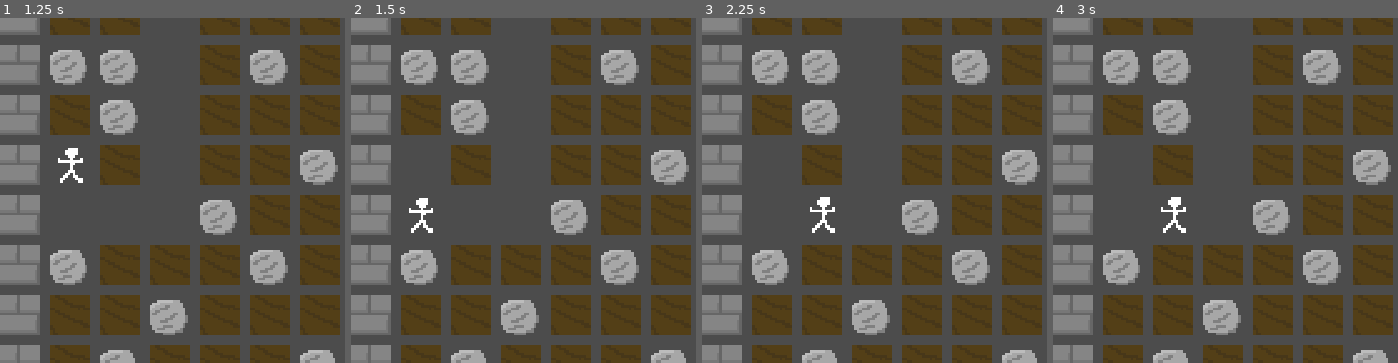
Above: before the commit, frames 1-4 (left to right).
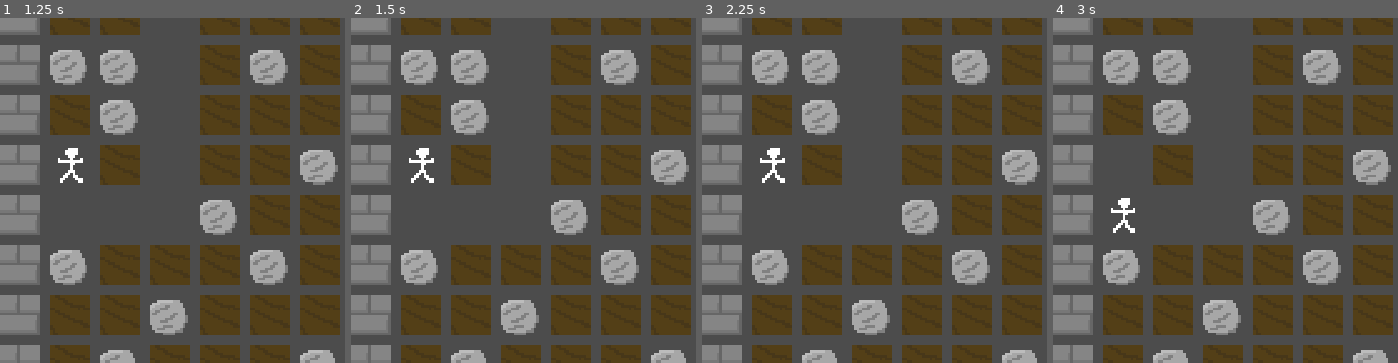
Above: after the commit, the same moments.

Repository: archfan7411/LD46
Game: Godot game, scene res://Level.tscn
The game is run twice, just before and just after one commit, with the same random seed, the same clock (stepped at 60 frames per second) and the same inputs. The project has no main scene, so this scene is started directly.
Inputs:
- Up to frame 1 (1.25 s): tap Enter at 0.5 s; hold D (right) from 0.53 s (still down); tap Ctrl (dig) at 0.6 s
- Up to frame 2 (1.5 s): tap Space at 1.25 s; release D (right) at 1.28 s; hold S (down) from 1.28 s (still down); tap Ctrl (dig) at 1.35 s
- Up to frame 3 (2.25 s): tap Enter at 2 s; release S (down) at 2.03 s; hold D (right) from 2.03 s (still down); tap Ctrl (dig) at 2.1 s
- Up to frame 4 (3 s): tap Space at 2.75 s; release D (right) at 2.78 s; hold W (up) from 2.78 s (still down); tap Ctrl (dig) at 2.85 s
The pictures show only the part of the screen within x 0-50%, y 18-68%; the shares and areas given below are measured in that part.

Frame 1 is identical in both runs. In frame 2, 0.6% of the frame differs, in the area x 16-25%, y 37-63%; in frame 3, 0.6%, in the area x 16-39%, y 37-63%; in frame 4, 0.5%.

Commit message:
Refactor player physics code.

Diff:
--- a/Player.gd
+++ b/Player.gd
@@ -3,29 +3,24 @@
 var speed = 50
 var type = "Player"
 
+var dir_offsets = {
+	"up" : Vector2(0, 1),
+	"down" : Vector2(0, -1),
+	"left" : Vector2(-1, 0),
+	"right" : Vector2(1, 0),
+}
+
 func _physics_process(_delta):
 	var state = get_parent().get_state()
 	var holding_ctrl = Input.is_action_just_pressed("dig")
-	if Input.is_action_just_pressed("up"):
-		var pos = self.get_pos()
-		pos = Vector2(pos.x, pos.y-1)
-		if state.get_type(pos) == "Empty":
-			self.translate(Vector2(0, -speed))
-	elif Input.is_action_just_pressed("down"):
-		var pos = self.get_pos()
-		pos = Vector2(pos.x, pos.y+1)
-		if state.get_type(pos) == "Empty":
-			self.translate(Vector2(0, speed))
-	elif Input.is_action_just_pressed("left"):
-		var pos = self.get_pos()
-		pos = Vector2(pos.x-1, pos.y)
-		if state.get_type(pos) == "Empty":
-			self.translate(Vector2(-speed, 0))
-	elif Input.is_action_just_pressed("right"):
-		var pos = self.get_pos()
-		pos = Vector2(pos.x+1, pos.y)
-		if state.get_type(pos) == "Empty":
-			self.translate(Vector2(speed, 0))
+	for input in dir_offsets:
+		if Input.is_action_just_pressed(input):
+			var offset = dir_offsets[input]
+			print(offset)
+			var mv_target = get_pos() + offset
+			print(mv_target)
+			if state.get_type(mv_target) == "Empty":
+				self.translate(offset * Vector2(speed, speed))
 
 func get_pos():
 	var pos = self.global_position
